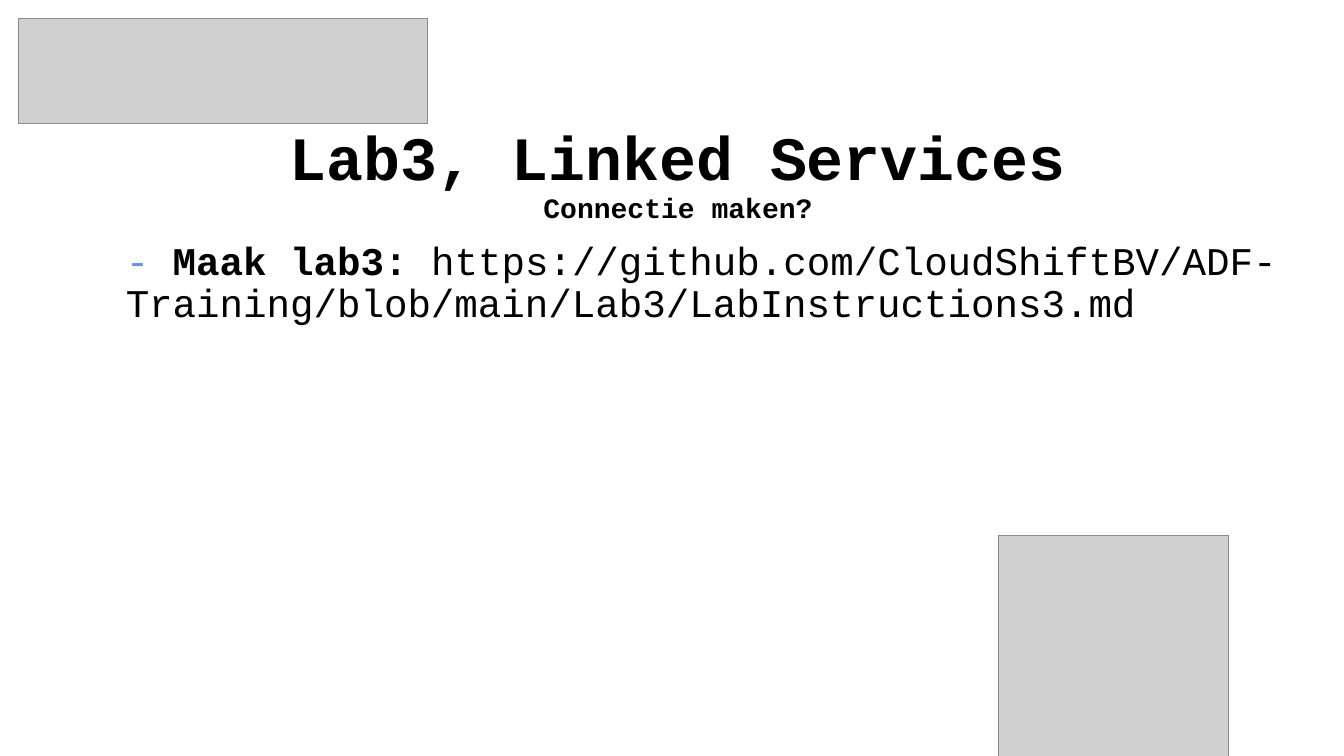
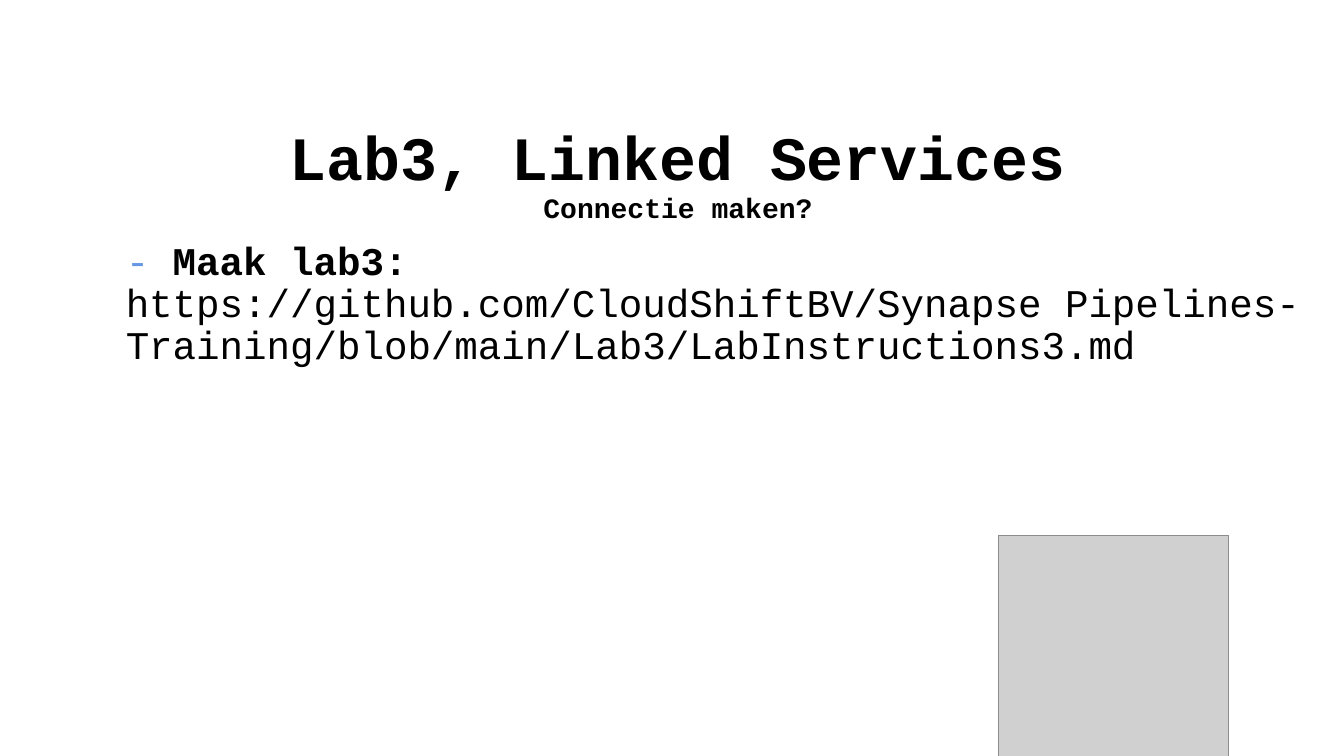
Before and after one commit to wortell-smart-learning/Synapse-Pipelines-Training, a slide deck: slide 23 of Slides/Azure Data Factory Fundamentals Dag 1.pptx (slide 24 before the commit). Drawn at 1344x756 pixels with LibreOffice and Linux fonts; fonts in the diff are those of the drawing; grey boxes stand for pictures; background and template pictures are left out. Boxes give left, top, right and bottom in pixels: in the first picture for what was removed or moved away, otherwise in the second. Text is boxed around its words. In the diff, an @@ line names an element or a change of style, - is before the commit and + after.

```diff
--- a/Slides/Azure Data Factory Fundamentals Dag 1.pptx
+++ b/Slides/Azure Data Factory Fundamentals Dag 1.pptx
@@ picture removed at box(19, 19, 427, 124) @@
@@ text at box(126, 247, 1300, 367): text changed @@
-- Maak lab3: https://github.com/CloudShiftBV/ADF-Training/blob/main/Lab3/LabInstructions3.md
+- Maak lab3: https://github.com/CloudShiftBV/Synapse Pipelines-Training/blob/main/Lab3/LabInstructions3.md
```
Also in this commit, not shown: 36 other slides changed, 1 slide removed, 22 other files.
